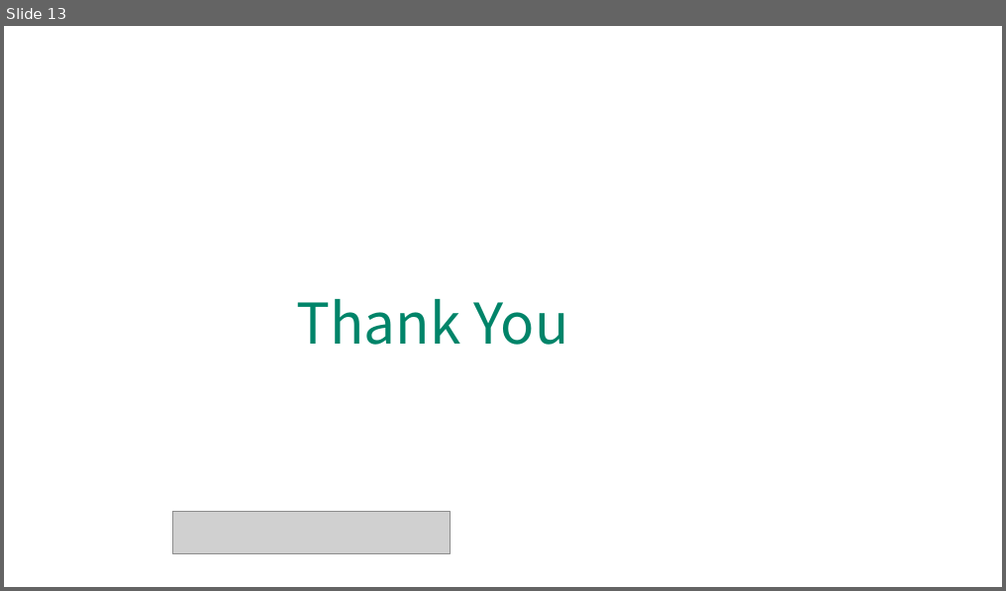
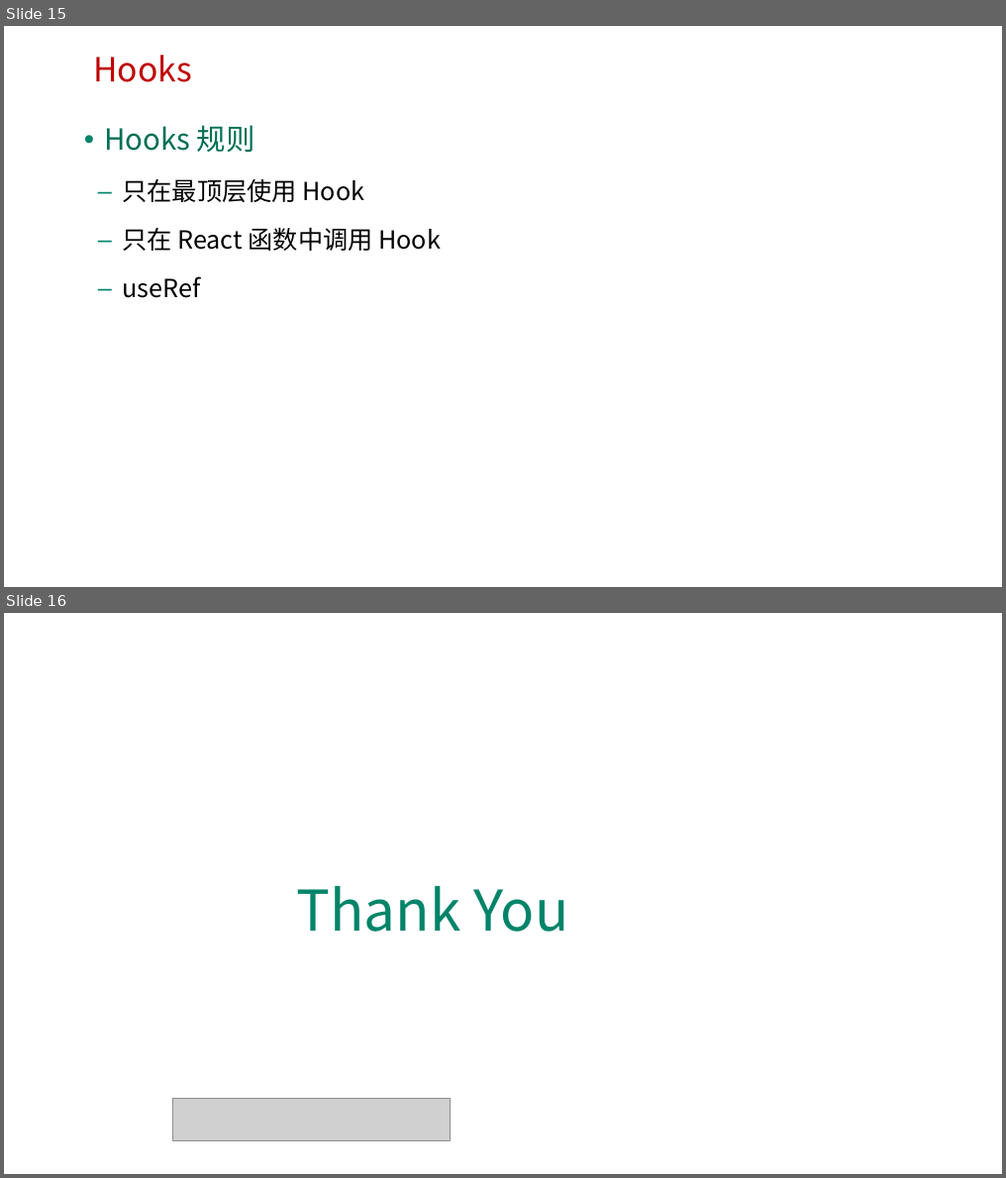
Before and after one commit to edu2act/course-react, a slide deck: materials/slides/ch04-Advanced Guides.pptx. Shown one above the other, each under a label of ours: slide 13 before the commit, slides 15 and 16 after it. The pictures are 1006x591 and 1006x1178 pixels, drawn with LibreOffice and Linux fonts; fonts in the diff are those of the drawing; grey boxes stand for pictures; background and template pictures are left out. Boxes give left, top, right and bottom in pixels: in the first picture for what was removed or moved away, otherwise in the second. Text is boxed around its words. In the diff, an @@ line names an element or a change of style, - is before the commit and + after.

Commit message:
add hooks ppt

```diff
--- a/materials/slides/ch04-Advanced Guides.pptx
+++ b/materials/slides/ch04-Advanced Guides.pptx
@@ slide 15 added at (4,26,1002,587), background picture (left out) @@
@@ text added at (93,55,191,82), 32 pt, text #C00000 @@
+Hooks
@@ text added at (104,125,441,298), 24 pt, text #000000 @@
+• Hooks 规则
+  – 只在最顶层使用 Hook
+  – 只在 React 函数中调用 Hook
+  – useRef
@@ what was slide 13 is now slide 16 @@
```
Also in this commit, not shown: 2 other slides added.
